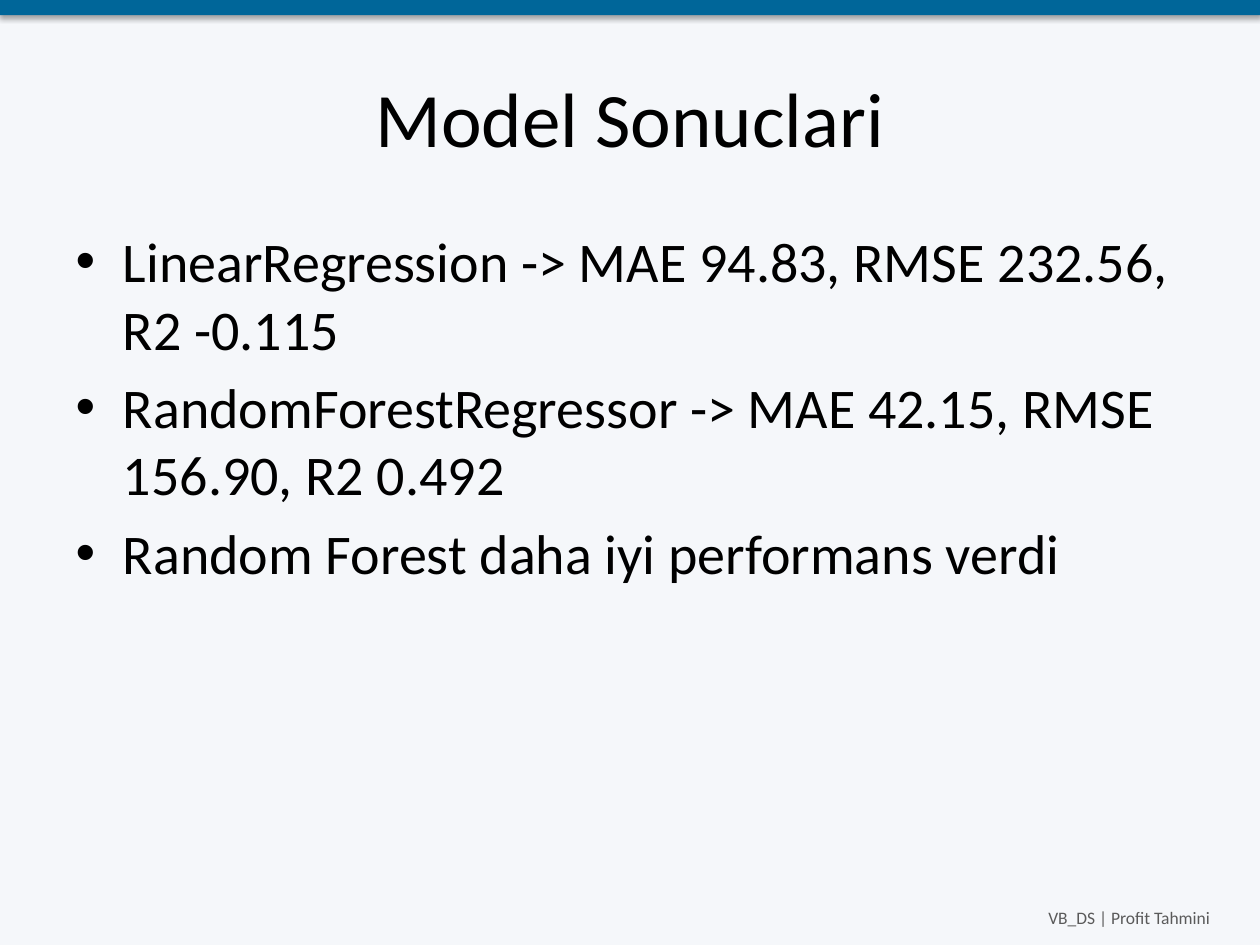
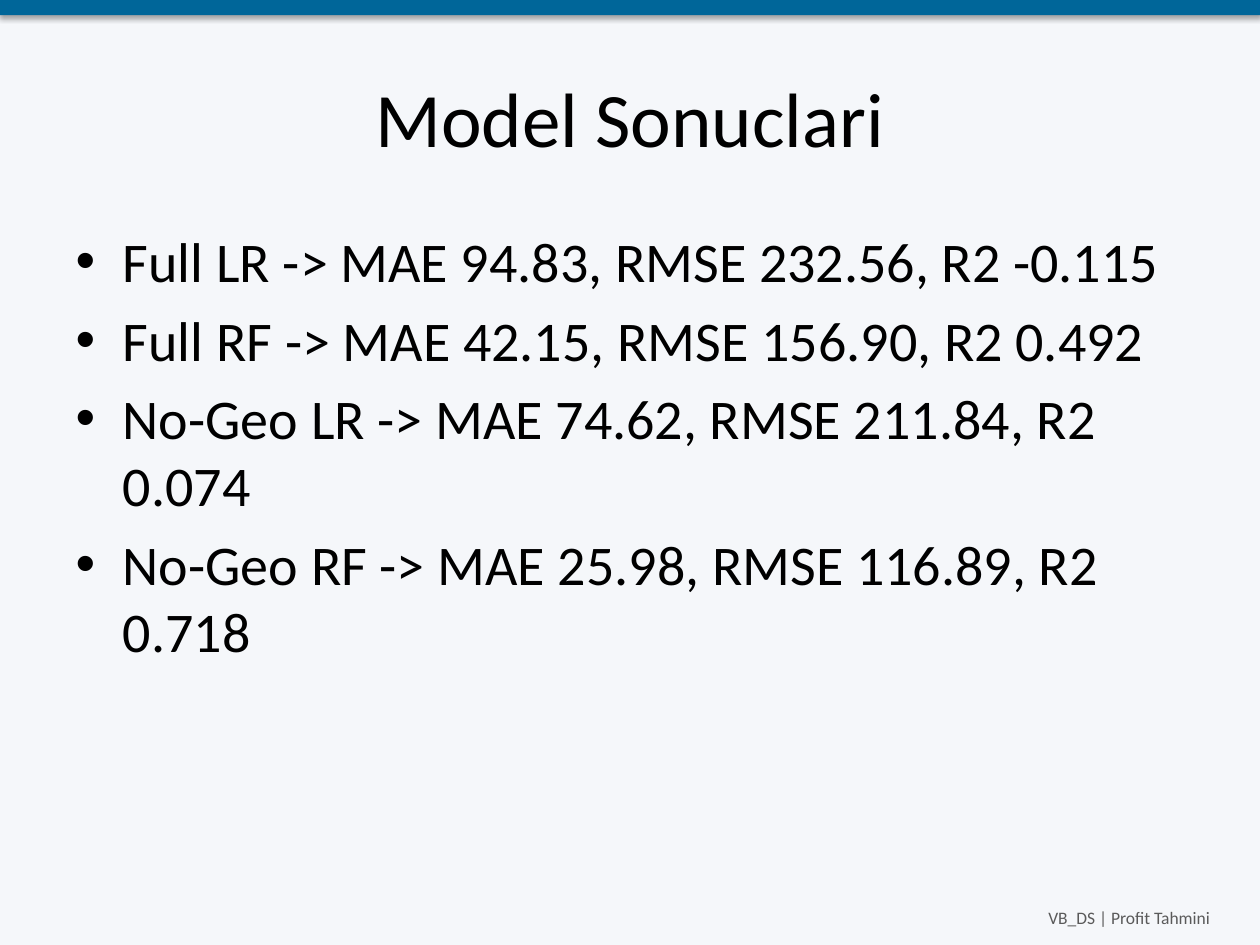
Before and after one commit to esN2k/VB_DS, a slide deck: slide 6 of SUNUM_SLIDES.pptx. Drawn at 1260x945 pixels with LibreOffice and Linux fonts; fonts in the diff are those of the drawing. Boxes give left, top, right and bottom in pixels: in the first picture for what was removed or moved away, otherwise in the second. Text is boxed around its words. In the diff, an @@ line names an element or a change of style, - is before the commit and + after.

```diff
--- a/SUNUM_SLIDES.pptx
+++ b/SUNUM_SLIDES.pptx
@@ text at box(123, 243, 1158, 653): text changed @@
-• LinearRegression -> MAE 94.83, RMSE 232.56, R2 -0.115
-• RandomForestRegressor -> MAE 42.15, RMSE 156.90, R2 0.492
-• Random Forest daha iyi performans verdi
+• Full LR -> MAE 94.83, RMSE 232.56, R2 -0.115
+• Full RF -> MAE 42.15, RMSE 156.90, R2 0.492
+• No-Geo LR -> MAE 74.62, RMSE 211.84, R2 0.074
+• No-Geo RF -> MAE 25.98, RMSE 116.89, R2 0.718
```
Also in this commit, not shown: 3 other slides changed, 17 other files.
